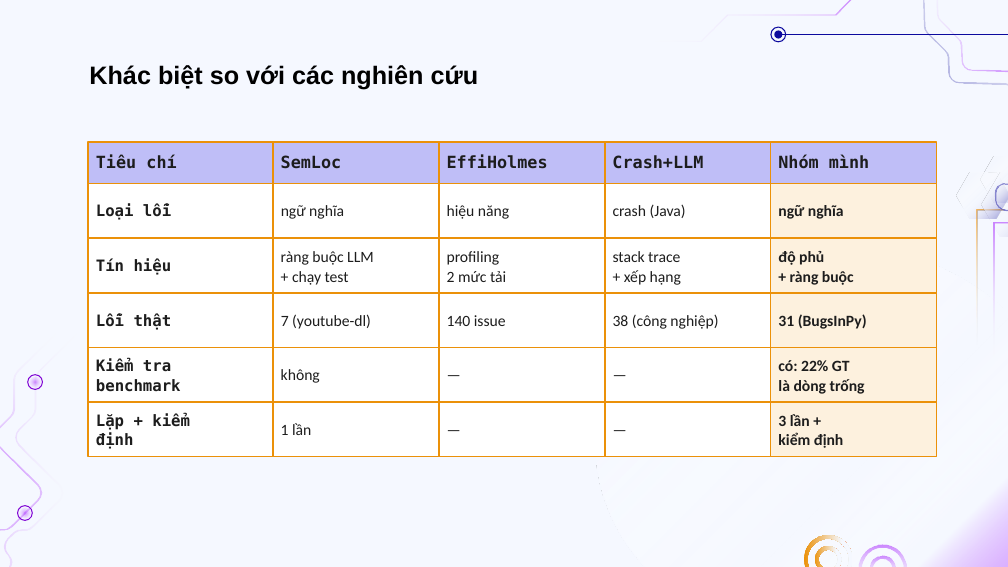
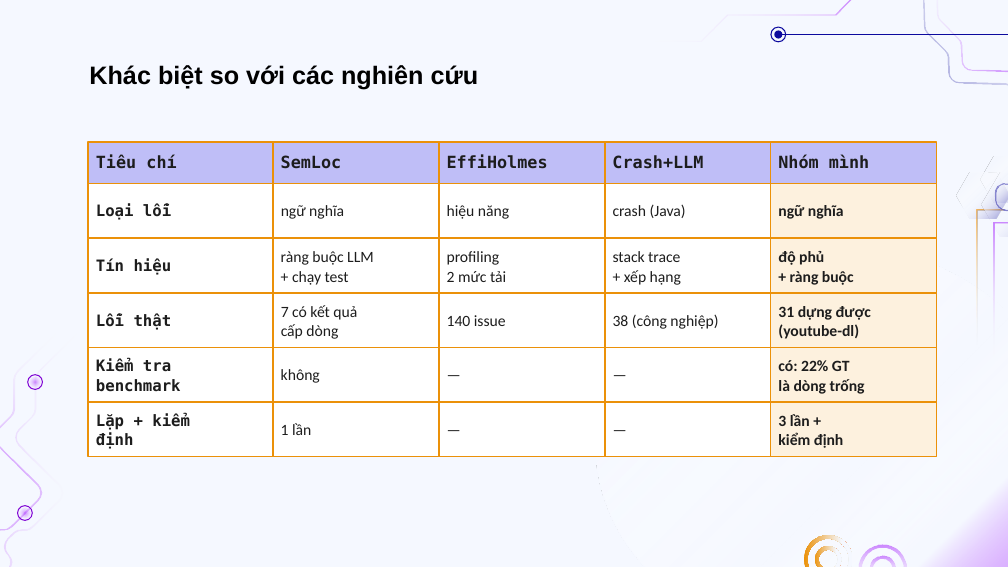
Before and after one commit to doanan293/grounded-or-guessed, a slide deck: slide 8 of docs/presentation/bao-cao-lan-1.pptx. Drawn at 1008x567 pixels with LibreOffice and Linux fonts; fonts in the diff are those of the drawing; background and template pictures are left out. Boxes give left, top, right and bottom in pixels: in the first picture for what was removed or moved away, otherwise in the second. Text is boxed around its words. In the diff, an @@ line names an element or a change of style, - is before the commit and + after.

Commit message:
docs: soften BugsInPy claim (provisional, fixed-commit verified); refresh slides

```diff
--- a/docs/presentation/bao-cao-lan-1.pptx
+++ b/docs/presentation/bao-cao-lan-1.pptx
@@ text at box(281, 305, 357, 339): text changed @@
-7 (youtube-dl)
+7 có kết quả
+cấp dòng
@@ text at box(778, 306, 871, 339): text changed @@
-31 (BugsInPy)
+31 dựng được
+(youtube-dl)
```
Also in this commit, not shown: 2 other slides changed, 3 other files.
